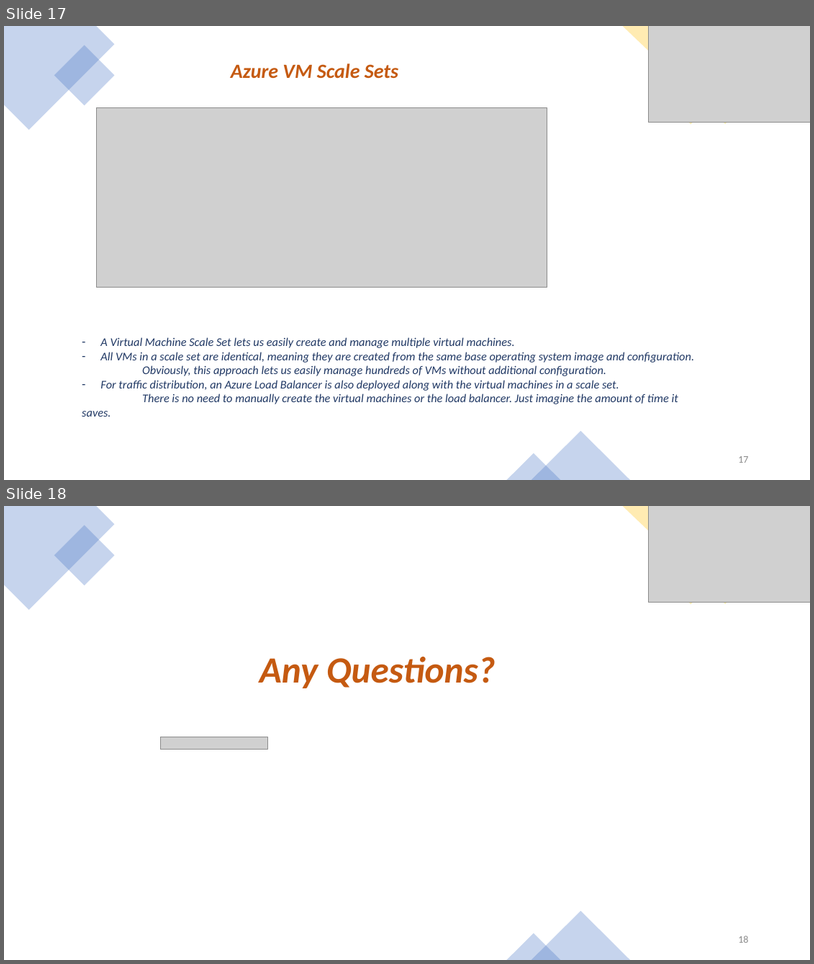
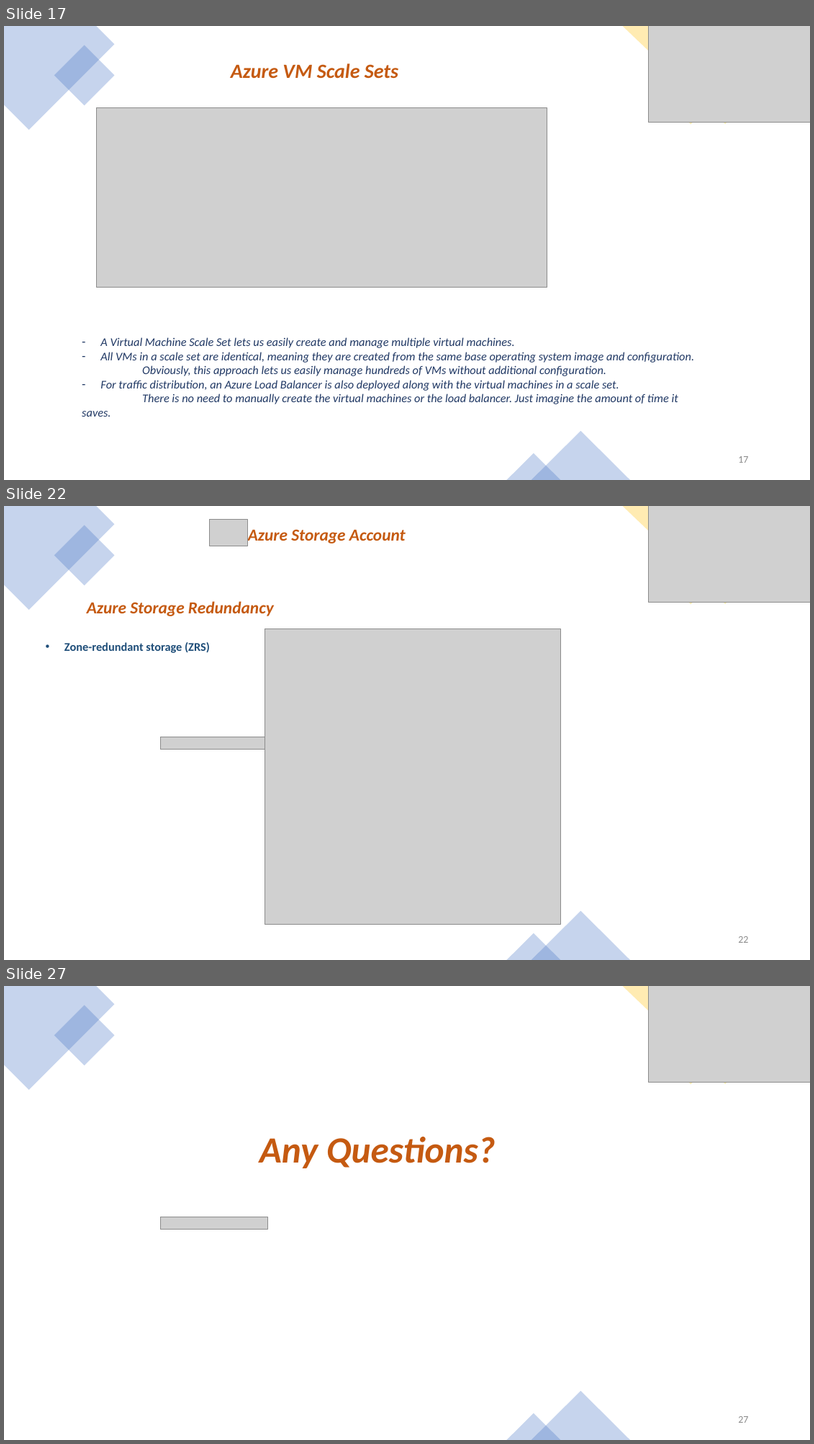
Before and after one commit to buchepalli-ramana-2/AzureDevOps, a slide deck: CoursePPT/Azure Compute.pptx. Shown one above the other, each under a label of ours: slides 17 and 18 before the commit, slides 17, 22 and 27 after it; the slides between them are not shown. The pictures are 814x964 and 814x1444 pixels, drawn with LibreOffice and Linux fonts; fonts in the diff are those of the drawing; grey boxes stand for pictures. Boxes give left, top, right and bottom in pixels: in the first picture for what was removed or moved away, otherwise in the second. Text is boxed around its words. In the diff, an @@ line names an element or a change of style, - is before the commit and + after.

Commit message:
Updated till storage concepts

```diff
--- a/CoursePPT/Azure Compute.pptx
+++ b/CoursePPT/Azure Compute.pptx
@@ slide 22 added at (4, 506, 810, 960), background #4472C4 at 92% opacity @@
@@ rectangle added at (4, 506, 810, 960), fill #FFFFFF @@
@@ freeform shape added at (4, 506, 115, 610), fill #4472C4 at 30% opacity @@
@@ rectangle added at (54, 525, 115, 586), fill #4472C4 at 30% opacity @@
@@ picture added at (210, 519, 248, 546) @@
@@ freeform shape added at (623, 506, 810, 604), fill #FFC000 at 30% opacity @@
@@ picture added at (649, 506, 810, 602) @@
@@ text added at (248, 529, 406, 543), 20 pt, text #C55A11, bold, italic @@
+Azure Storage Account
@@ rectangle added at (658, 540, 723, 605), fill #FFC000 at 30% opacity @@
@@ text added at (87, 601, 274, 616), 20 pt, text #C55A11, bold, italic @@
+Azure Storage Redundancy
@@ picture added at (265, 629, 561, 924) @@
@@ text added at (64, 642, 210, 653), 14 pt, text #1F4E79, bold @@
+• Zone-redundant storage (ZRS)
@@ picture added at (161, 737, 268, 749) @@
@@ triangle added at (532, 911, 630, 960), fill #4472C4 at 30% opacity @@
@@ triangle added at (507, 933, 561, 960), fill #4472C4 at 30% opacity @@
@@ page number added at (738, 936, 748, 942), 12 pt, text #8C8C8C @@
+22
@@ what was slide 18 is now slide 27 @@
@@ page number at (738, 1416, 748, 1422): text changed @@
-18
+27
```
Also in this commit, not shown: 8 other slides added.
